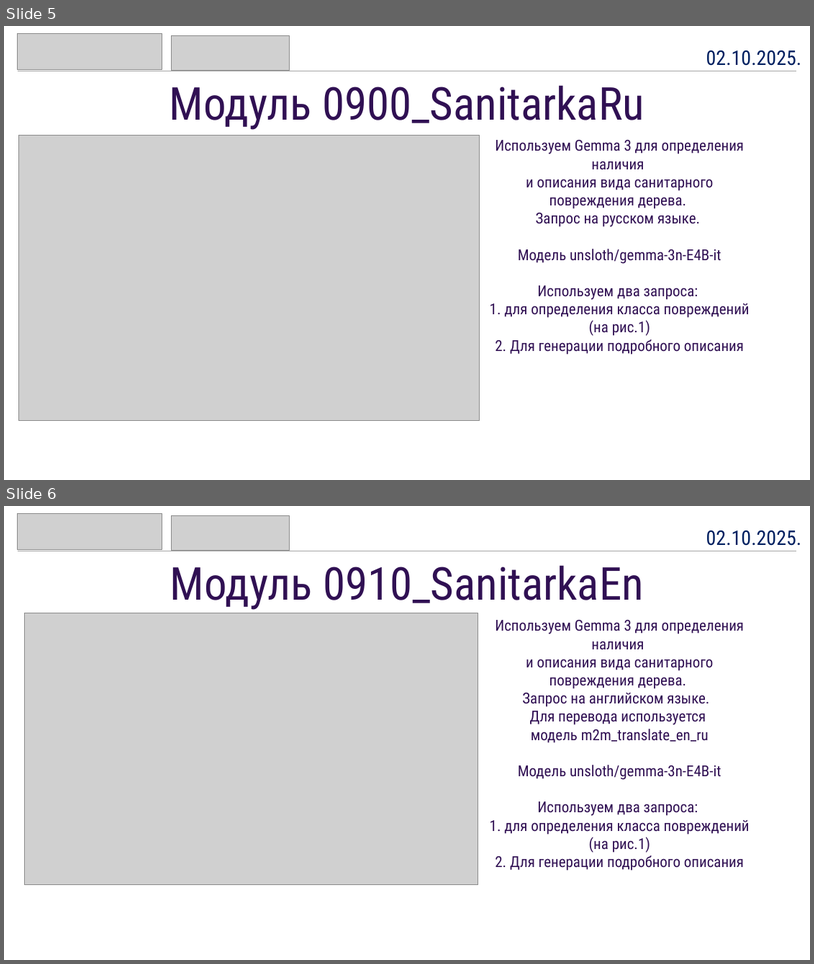
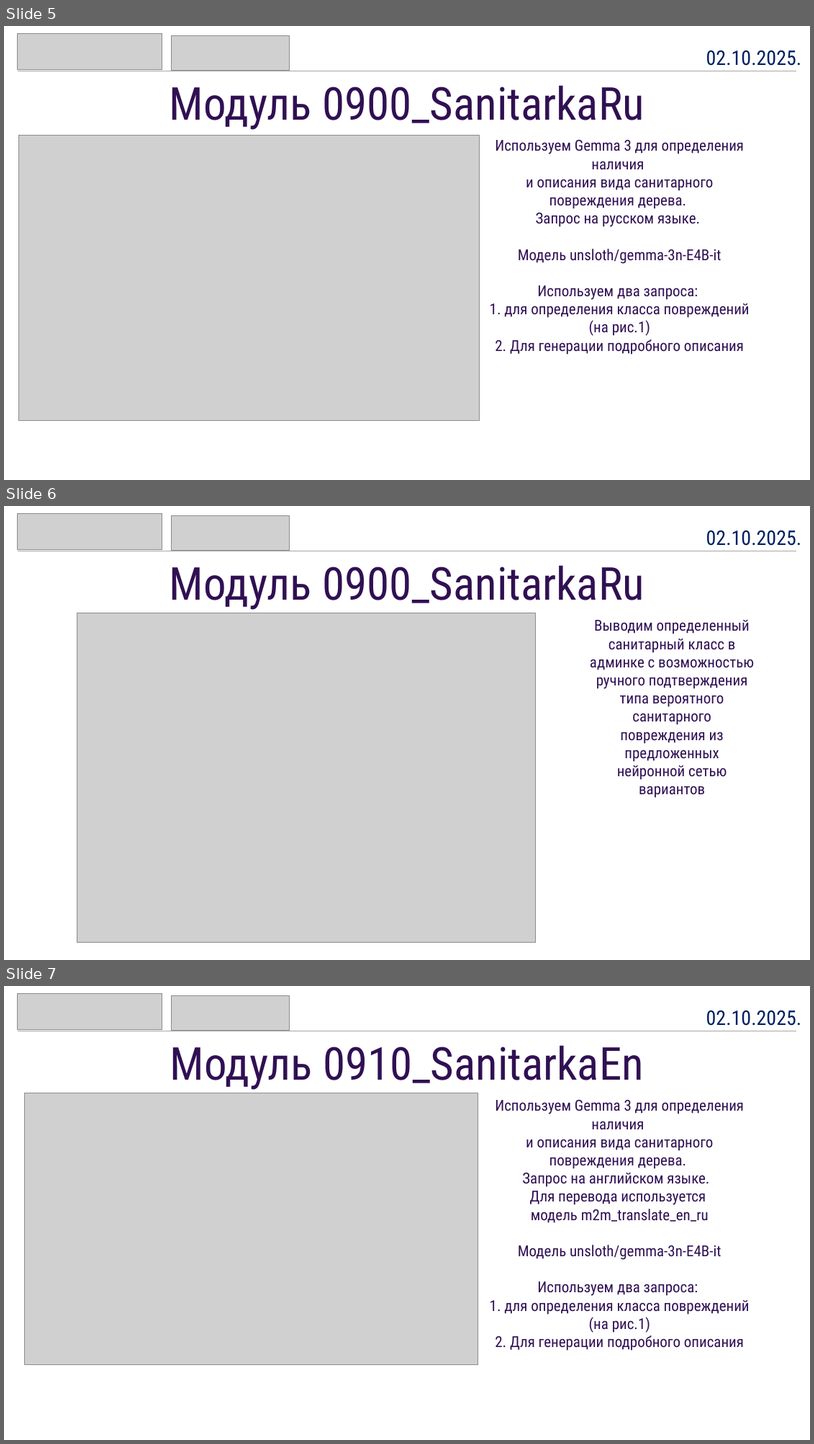
Before and after one commit to steelfeet/915-lct2025, a slide deck: presentation/lct-2025-07-Monitor/Laboratorny_zhurnal_07.pptx. Shown one above the other, each under a label of ours: slides 5 and 6 before the commit, slides 5, 6 and 7 after it. The pictures are 814x964 and 814x1444 pixels, drawn with LibreOffice and Linux fonts; fonts in the diff are those of the drawing; grey boxes stand for pictures; background and template pictures are left out. Boxes give left, top, right and bottom in pixels: in the first picture for what was removed or moved away, otherwise in the second. Text is boxed around its words. In the diff, an @@ line names an element or a change of style, - is before the commit and + after.

```diff
--- a/presentation/lct-2025-07-Monitor/Laboratorny_zhurnal_07.pptx
+++ b/presentation/lct-2025-07-Monitor/Laboratorny_zhurnal_07.pptx
@@ slide 6 added at bbox=[4, 506, 810, 960], background picture (left out) @@
@@ picture added at bbox=[17, 514, 162, 550] @@
@@ picture added at bbox=[171, 515, 289, 550] @@
@@ text added at bbox=[707, 530, 802, 546], 24 pt, text #002060 @@
+02.10.2025.
@@ line added from (17, 551) to (797, 551), #A6A6A6 0.5 pt @@
@@ text added at bbox=[170, 565, 645, 610], 54 pt, text #301053 @@
+Модуль 0900_SanitarkaRu
@@ picture added at bbox=[77, 613, 535, 942] @@
@@ text added at bbox=[590, 620, 754, 798], 18 pt, text #301053 @@
+Выводим определенный санитарный класс в админке с возможностью ручного подтверждения типа вероятного санитарного повреждения из предложенных нейронной сетью вариантов
@@ what was slide 6 is now slide 7 @@
```
Also in this commit, not shown: 1 slide changed.
